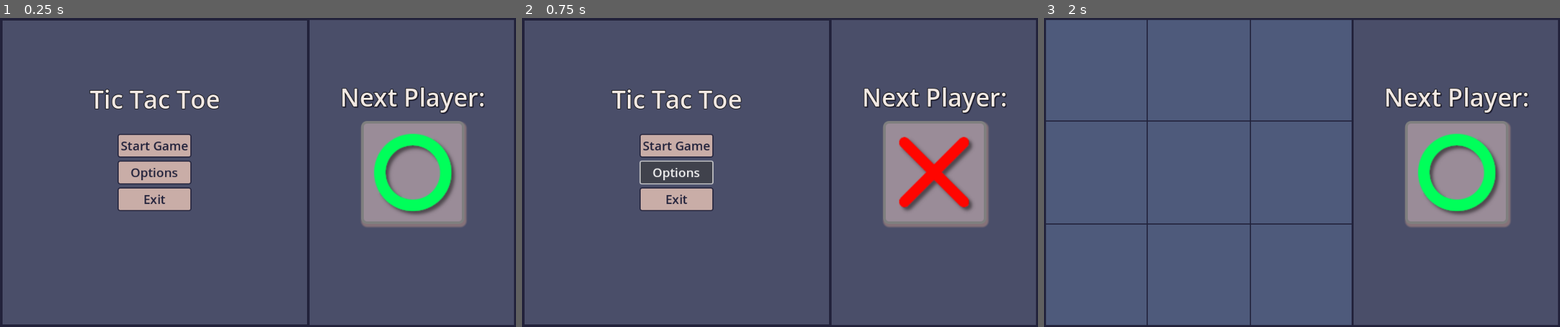
Above: before the commit, frames 1-3 (left to right).
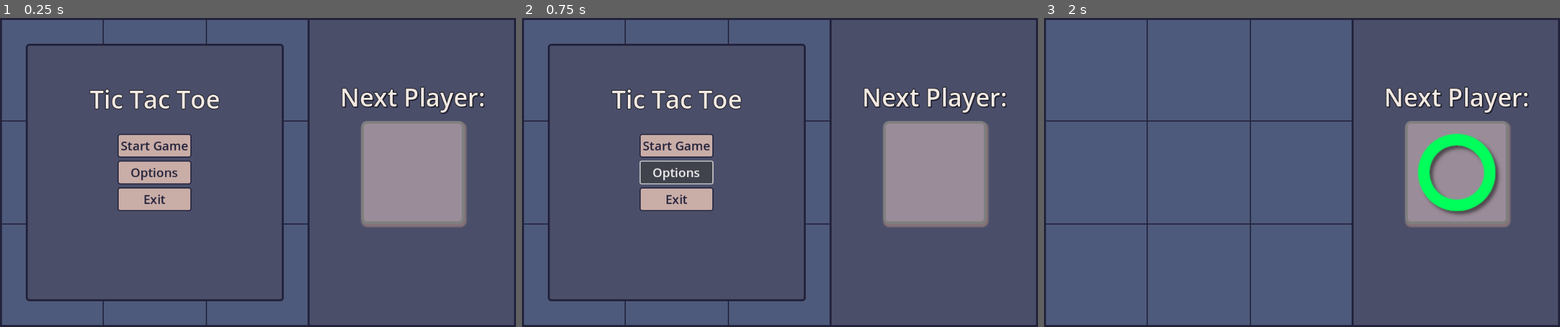
Above: after the commit, the same moments.

Repository: Lorenz-127/TicTacToe
Game: Godot game, scene res://scenes/game/game.tscn
Same seed, same stepped clock (60 frames per second), same inputs: the game is played once before the commit and once after it. Before the commit the project starts from res://scenes/game/main.tscn.
Inputs:
- Up to frame 1 (0.25 s): no input
- Up to frame 2 (0.75 s): click "Options" at 0.5 s
- Up to frame 3 (2 s): click "Start Game" at 1.25 s

The runs differ from the first frame. In frame 1, 3.9% of the frame differs, in the area x 0-89%, y 0-100%; in frame 2, 3.5%; in frame 3, nothing differs.

Commit message:
feat(game-flow): improve menu and game state management
- Add show/hide logic for game elements in start menu and game start
- Ensure game is unpaused when returning to start menu
- Refactor game over to main menu transition
- Update _ready function to show start menu on scene load

This commit enhances the game flow, providing a smoother transition
between the start menu, game play, and game over states.

Diff:
--- a/project.godot
+++ b/project.godot
@@ -11,7 +11,7 @@
 [application]
 
 config/name="TicTacToe"
-run/main_scene="res://scenes/game/main.tscn"
+run/main_scene="res://scenes/game/game.tscn"
 config/features=PackedStringArray("4.3", "Forward Plus")
 config/icon="res://assets/icon.svg"
 
@@ -19,6 +19,7 @@
 
 window/size/viewport_width=1000
 window/size/viewport_height=600
+window/size/always_on_top=true
 
 [global_group]
 
--- a/scenes/game/main.gd
+++ b/scenes/game/game.gd
@@ -18,13 +18,18 @@
 var diagonal1_sum : int
 var diagonal2_sum : int
 
-# start the game
-func _on_start_menu_start_game():
-	$StartMenu.hide()
-	_ready()
 
 # Called when the node enters the scene tree for the first time.
 func _ready():
+	show_start_menu()
+
+func show_start_menu():
+	$StartMenu.show()
+	get_tree().paused = false
+
+
+func game_start():
+	$StartMenu.hide()
 	board_size = $Board.texture.get_width()
 	# divide board size by 3 to get the size of individual cell
 
@@ -33,13 +38,11 @@
 		# divide board size by 3 to get the size of individual cell
 		cell_size = board_size / 3
 	else:
-		print("Error: board_size is zero, cannot calculate cell_size.")
 		cell_size = 0  # or any default integer value you prefer
 
 	# get the position of the next player panel
 	player_panel_pos = $PlayerPanel.position
 	new_game()
-
 
 # Called every frame. 'delta' is the elapsed time since the previous frame.
 func _process(_delta):
@@ -65,7 +68,6 @@
 					create_marker(player, grid_pos * cell_size + Vector2i(cell_size / 2, cell_size / 2))
 					# check if the current player has won
 					if check_win() != 0:
-						print("Game Over")
 						# pause the game
 						get_tree().paused = true
 						# show the game over panel
@@ -75,9 +77,9 @@
 							$GameOver/GameOverPanel/VBoxContainer/WinnerLabel.text = "Player 1 Wins!"
 						elif winner == -1:
 							$GameOver/GameOverPanel/VBoxContainer/WinnerLabel.text = "Player 2 Wins!"
+
 					# check for a draw
 					elif moves == 9:
-						print("Game Over")
 						# pause the game
 						get_tree().paused = true
 						# show the game over panel
@@ -120,6 +122,7 @@
 	get_tree().paused = false
 
 
+
 func create_marker(player, position, temp=false):
 	# create a marker and add it to the board as a child
 	if player == 1:
@@ -152,12 +155,22 @@
 			winner = -1
 	return winner
 
-# restarts thegame from game over menu
+# restarts the game from game over menu
 func _on_game_over_restart_game():
 	new_game()
 
 
+func _on_start_menu_start_game():
+	game_start()
+
+
 func _on_game_over_main_menu():
-	$StartMenu.show()
 	$GameOver.hide()
-	_ready()
+	#clear existing markers
+	get_tree().call_group("circles", "queue_free")
+	get_tree().call_group("crosses", "queue_free")
+	show_start_menu()
+
+
+func _on_start_menu_exit_game():
+	get_tree().quit()
--- /dev/null
+++ b/scenes/game/game.tscn
@@ -0,0 +1,89 @@
+[gd_scene load_steps=10 format=3 uid="uid://bmncj1wsom3hh"]
+
+[ext_resource type="Script" path="res://scenes/game/game.gd" id="1_6j3sw"]
+[ext_resource type="PackedScene" uid="uid://bmkvtpffaygdy" path="res://scenes/utils/circle.tscn" id="2_3qkbh"]
+[ext_resource type="PackedScene" uid="uid://s6bw2xtk1ik2" path="res://scenes/utils/cross.tscn" id="3_vqrx4"]
+[ext_resource type="PackedScene" uid="uid://dapmapucl4flg" path="res://scenes/utils/board.tscn" id="4_ulbfj"]
+[ext_resource type="PackedScene" uid="uid://cd2xadr672516" path="res://scenes/menus/start_menu/start_menu.tscn" id="5_ckv4p"]
+[ext_resource type="PackedScene" uid="uid://7jebf3xt4f4w" path="res://scenes/menus/game_over/game_over.tscn" id="6_yvhui"]
+
+[sub_resource type="StyleBoxFlat" id="StyleBoxFlat_k7hk2"]
+bg_color = Color(0.290196, 0.305882, 0.411765, 1)
+border_width_top = 4
+border_width_right = 4
+border_width_bottom = 4
+border_color = Color(0.133333, 0.133333, 0.231373, 1)
+
+[sub_resource type="SystemFont" id="SystemFont_2tqo4"]
+font_names = PackedStringArray("Impact")
+subpixel_positioning = 0
+
+[sub_resource type="StyleBoxFlat" id="StyleBoxFlat_2seom"]
+bg_color = Color(0.603922, 0.54902, 0.596078, 1)
+border_width_left = 5
+border_width_top = 5
+border_width_right = 5
+border_width_bottom = 5
+border_color = Color(0.497474, 0.497474, 0.497473, 1)
+corner_radius_top_left = 10
+corner_radius_top_right = 10
+corner_radius_bottom_right = 10
+corner_radius_bottom_left = 10
+shadow_color = Color(0.673538, 0.542494, 0.514619, 0.6)
+shadow_size = 4
+shadow_offset = Vector2(2, 4)
+
+[node name="Game" type="Node"]
+script = ExtResource("1_6j3sw")
+circle_scene = ExtResource("2_3qkbh")
+cross_scene = ExtResource("3_vqrx4")
+
+[node name="Board" parent="." instance=ExtResource("4_ulbfj")]
+position = Vector2(300, 300)
+
+[node name="SidePanel" type="Panel" parent="."]
+custom_minimum_size = Vector2(400, 600)
+anchors_preset = 11
+anchor_left = 1.0
+anchor_right = 1.0
+anchor_bottom = 1.0
+grow_horizontal = 0
+grow_vertical = 2
+theme_override_styles/panel = SubResource("StyleBoxFlat_k7hk2")
+
+[node name="PlayerLabel" type="Label" parent="."]
+offset_left = 600.0
+offset_top = 120.0
+offset_right = 1000.0
+offset_bottom = 187.0
+theme_override_colors/font_color = Color(0.94902, 0.913725, 0.894118, 1)
+theme_override_colors/font_shadow_color = Color(0.133333, 0.133333, 0.231373, 1)
+theme_override_colors/font_outline_color = Color(0, 0, 0, 1)
+theme_override_constants/line_spacing = 0
+theme_override_constants/shadow_offset_x = 2
+theme_override_constants/shadow_offset_y = 2
+theme_override_constants/outline_size = 4
+theme_override_fonts/font = SubResource("SystemFont_2tqo4")
+theme_override_font_sizes/font_size = 48
+text = "Next Player:"
+horizontal_alignment = 1
+vertical_alignment = 1
+
+[node name="PlayerPanel" type="Panel" parent="."]
+offset_left = 700.0
+offset_top = 200.0
+offset_right = 900.0
+offset_bottom = 400.0
+theme_override_styles/panel = SubResource("StyleBoxFlat_2seom")
+
+[node name="StartMenu" parent="." instance=ExtResource("5_ckv4p")]
+visible = false
+
+[node name="GameOver" parent="." instance=ExtResource("6_yvhui")]
+process_mode = 2
+visible = false
+
+[connection signal="exit_game" from="StartMenu" to="." method="_on_start_menu_exit_game"]
+[connection signal="start_game" from="StartMenu" to="." method="_on_start_menu_start_game"]
+[connection signal="main_menu" from="GameOver" to="." method="_on_game_over_main_menu"]
+[connection signal="restart_game" from="GameOver" to="." method="_on_game_over_restart_game"]
--- a/scenes/game/main.tscn
+++ /dev/null
@@ -1,89 +0,0 @@
-[gd_scene load_steps=11 format=3 uid="uid://bmncj1wsom3hh"]
-
-[ext_resource type="Script" path="res://scenes/game/main.gd" id="1_sd0nc"]
-[ext_resource type="PackedScene" uid="uid://bmkvtpffaygdy" path="res://scenes/utils/circle.tscn" id="2_6jhcj"]
-[ext_resource type="PackedScene" uid="uid://dapmapucl4flg" path="res://scenes/utils/board.tscn" id="2_lu3vh"]
-[ext_resource type="PackedScene" uid="uid://s6bw2xtk1ik2" path="res://scenes/utils/cross.tscn" id="3_3rr6u"]
-[ext_resource type="Texture2D" uid="uid://glewfput77" path="res://assets/raster.png" id="5_7i3kb"]
-[ext_resource type="PackedScene" uid="uid://cd2xadr672516" path="res://scenes/menus/start_menu/start_menu.tscn" id="5_ackvv"]
-[ext_resource type="PackedScene" uid="uid://7jebf3xt4f4w" path="res://scenes/menus/game_over/game_over.tscn" id="5_g81tx"]
-
-[sub_resource type="StyleBoxFlat" id="StyleBoxFlat_k7hk2"]
-bg_color = Color(0.290196, 0.305882, 0.411765, 1)
-border_width_top = 4
-border_width_right = 4
-border_width_bottom = 4
-border_color = Color(0.133333, 0.133333, 0.231373, 1)
-
-[sub_resource type="SystemFont" id="SystemFont_2tqo4"]
-font_names = PackedStringArray("Impact")
-subpixel_positioning = 0
-
-[sub_resource type="StyleBoxFlat" id="StyleBoxFlat_2seom"]
-bg_color = Color(0.603922, 0.54902, 0.596078, 1)
-border_width_left = 5
-border_width_top = 5
-border_width_right = 5
-border_width_bottom = 5
-border_color = Color(0.497474, 0.497474, 0.497473, 1)
-corner_radius_top_left = 10
-corner_radius_top_right = 10
-corner_radius_bottom_right = 10
-corner_radius_bottom_left = 10
-shadow_color = Color(0.673538, 0.542494, 0.514619, 0.6)
-shadow_size = 4
-shadow_offset = Vector2(2, 4)
-
-[node name="Main" type="Node"]
-script = ExtResource("1_sd0nc")
-circle_scene = ExtResource("2_6jhcj")
-cross_scene = ExtResource("3_3rr6u")
-
-[node name="Board" parent="." instance=ExtResource("2_lu3vh")]
-position = Vector2(300, 300)
-texture = ExtResource("5_7i3kb")
-
-[node name="SidePanel" type="Panel" parent="."]
-custom_minimum_size = Vector2(400, 600)
-anchors_preset = 11
-anchor_left = 1.0
-anchor_right = 1.0
-anchor_bottom = 1.0
-grow_horizontal = 0
-grow_vertical = 2
-theme_override_styles/panel = SubResource("StyleBoxFlat_k7hk2")
-
-[node name="PlayerLabel" type="Label" parent="."]
-offset_left = 600.0
-offset_top = 120.0
-offset_right = 1000.0
-offset_bottom = 187.0
-theme_override_colors/font_color = Color(0.94902, 0.913725, 0.894118, 1)
-theme_override_colors/font_shadow_color = Color(0.133333, 0.133333, 0.231373, 1)
-theme_override_colors/font_outline_color = Color(0, 0, 0, 1)
-theme_override_constants/line_spacing = 0
-theme_override_constants/shadow_offset_x = 2
-theme_override_constants/shadow_offset_y = 2
-theme_override_constants/outline_size = 4
-theme_override_fonts/font = SubResource("SystemFont_2tqo4")
-theme_override_font_sizes/font_size = 48
-text = "Next Player:"
-horizontal_alignment = 1
-vertical_alignment = 1
-
-[node name="PlayerPanel" type="Panel" parent="."]
-offset_left = 700.0
-offset_top = 200.0
-offset_right = 900.0
-offset_bottom = 400.0
-theme_override_styles/panel = SubResource("StyleBoxFlat_2seom")
-
-[node name="StartMenu" parent="." instance=ExtResource("5_ackvv")]
-
-[node name="GameOver" parent="." instance=ExtResource("5_g81tx")]
-process_mode = 2
-visible = false
-
-[connection signal="start_game" from="StartMenu" to="." method="_on_start_menu_start_game"]
-[connection signal="main_menu" from="GameOver" to="." method="_on_game_over_main_menu"]
-[connection signal="restart_game" from="GameOver" to="." method="_on_game_over_restart_game"]
--- a/scenes/menus/game_over/game_over.gd
+++ b/scenes/menus/game_over/game_over.gd
@@ -4,9 +4,10 @@
 signal main_menu
 
 
-func _on_restart_button_pressed():
-	restart_game.emit() # send signal to main.gd
-
-
+# send signal to main to connect back button
 func _on_back_button_pressed():
 	main_menu.emit()
+
+# send signal to main to connect restart button
+func _on_restart_button_pressed():
+	restart_game.emit()
--- a/scenes/menus/game_over/game_over.tscn
+++ b/scenes/menus/game_over/game_over.tscn
@@ -9,10 +9,10 @@
 border_width_right = 5
 border_width_bottom = 5
 border_color = Color(0.133333, 0.133333, 0.231373, 1)
-corner_radius_top_left = 10
-corner_radius_top_right = 10
-corner_radius_bottom_right = 10
-corner_radius_bottom_left = 10
+corner_radius_top_left = 6
+corner_radius_top_right = 6
+corner_radius_bottom_right = 6
+corner_radius_bottom_left = 6
 
 [sub_resource type="SystemFont" id="SystemFont_8hoi4"]
 font_names = PackedStringArray("Impact")
@@ -71,20 +71,16 @@
 expand_margin_bottom = 2.0
 
 [node name="GameOver" type="CanvasLayer"]
-offset = Vector2(-50, 0)
-transform = Transform2D(1, 0, 0, 1, -50, 0)
+offset = Vector2(50, 50)
+transform = Transform2D(1, 0, 0, 1, 50, 50)
 script = ExtResource("1_raoai")
 
 [node name="GameOverPanel" type="Panel" parent="."]
-anchors_preset = 8
-anchor_left = 0.5
-anchor_top = 0.5
-anchor_right = 0.5
-anchor_bottom = 0.5
-offset_left = -350.0
-offset_top = -125.0
-offset_right = 50.0
-offset_bottom = 125.0
+anchors_preset = 15
+anchor_right = 1.0
+anchor_bottom = 1.0
+offset_right = -500.0
+offset_bottom = -100.0
 grow_horizontal = 2
 grow_vertical = 2
 theme_override_styles/panel = SubResource("StyleBoxFlat_mnf8o")
@@ -102,7 +98,7 @@
 offset_bottom = 77.5
 grow_horizontal = 2
 grow_vertical = 2
-theme_override_constants/separation = 6
+theme_override_constants/separation = 15
 
 [node name="GameOverLabel" type="Label" parent="GameOverPanel/VBoxContainer"]
 layout_mode = 2
--- a/scenes/menus/start_menu/raster.svg
+++ /dev/null
@@ -1,8 +0,0 @@
-<svg xmlns="http://www.w3.org/2000/svg" viewBox="0 0 600 600">
-  <rect width="600" height="600" fill="#4E5A7B"/>
-  <rect x="2" y="2" width="596" height="596" fill="none" stroke="#22223B" stroke-width="4"/>
-  <line x1="0" y1="200" x2="600" y2="200" stroke="#22223B" stroke-width="2"/>
-  <line x1="0" y1="400" x2="600" y2="400" stroke="#22223B" stroke-width="2"/>
-  <line x1="200" y1="0" x2="200" y2="600" stroke="#22223B" stroke-width="2"/>
-  <line x1="400" y1="0" x2="400" y2="600" stroke="#22223B" stroke-width="2"/>
-</svg>
--- a/scenes/menus/start_menu/start_menu.gd
+++ b/scenes/menus/start_menu/start_menu.gd
@@ -1,15 +1,11 @@
 extends CanvasLayer
 
 signal start_game
-
+signal exit_game
 
 func _on_start_button_pressed():
 	start_game.emit()
 
 
-func _on_options_button_pressed():
-	pass # Replace with function body.
-
-
 func _on_exit_button_pressed():
-	get_tree().quit()
+	exit_game.emit()
--- a/scenes/menus/start_menu/start_menu.tscn
+++ b/scenes/menus/start_menu/start_menu.tscn
@@ -4,11 +4,15 @@
 
 [sub_resource type="StyleBoxFlat" id="StyleBoxFlat_mnf8o"]
 bg_color = Color(0.290196, 0.305882, 0.411765, 1)
-border_width_left = 5
-border_width_top = 5
-border_width_right = 5
-border_width_bottom = 5
+border_width_left = 4
+border_width_top = 4
+border_width_right = 4
+border_width_bottom = 4
 border_color = Color(0.133333, 0.133333, 0.231373, 1)
+corner_radius_top_left = 6
+corner_radius_top_right = 6
+corner_radius_bottom_right = 6
+corner_radius_bottom_left = 6
 
 [sub_resource type="SystemFont" id="SystemFont_8hoi4"]
 font_names = PackedStringArray("Impact")
@@ -49,7 +53,10 @@
 anchors_preset = 15
 anchor_right = 1.0
 anchor_bottom = 1.0
-offset_right = -400.0
+offset_left = 50.0
+offset_top = 50.0
+offset_right = -450.0
+offset_bottom = -50.0
 grow_horizontal = 2
 grow_vertical = 2
 theme_override_styles/panel = SubResource("StyleBoxFlat_mnf8o")
--- a/scenes/utils/board.tscn
+++ b/scenes/utils/board.tscn
@@ -1,6 +1,6 @@
 [gd_scene load_steps=2 format=3 uid="uid://dapmapucl4flg"]
 
-[ext_resource type="Texture2D" uid="uid://c0gt5a3qqktl" path="res://assets/grid.png" id="1_wfuce"]
+[ext_resource type="Texture2D" uid="uid://glewfput77" path="res://assets/raster.png" id="1_wfuce"]
 
 [node name="Board" type="Sprite2D"]
 texture = ExtResource("1_wfuce")
Not shown, removed: scenes/menus/start_menu/raster.svg.import
Not shown, added: scenes/mai84B2.tmp
